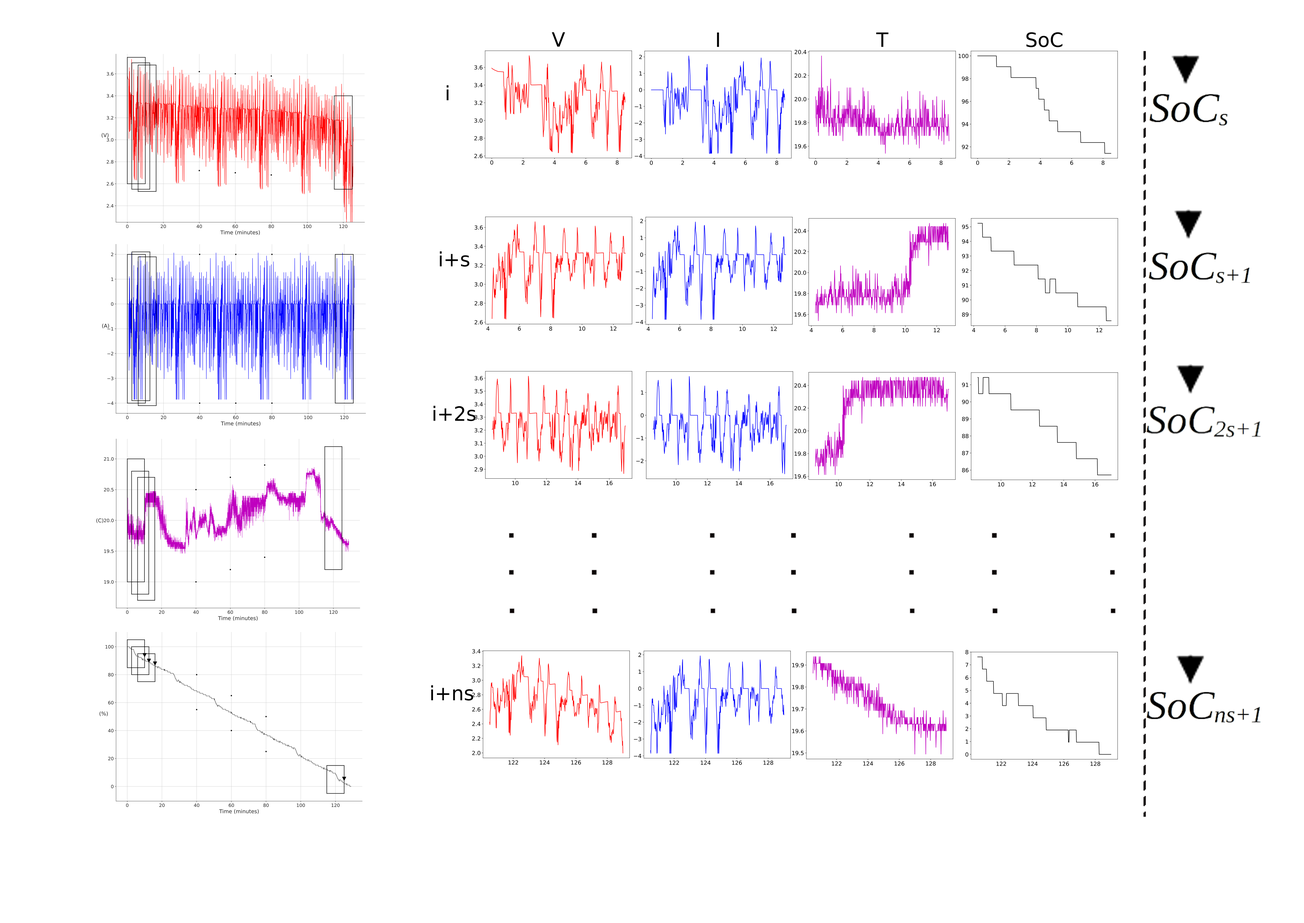
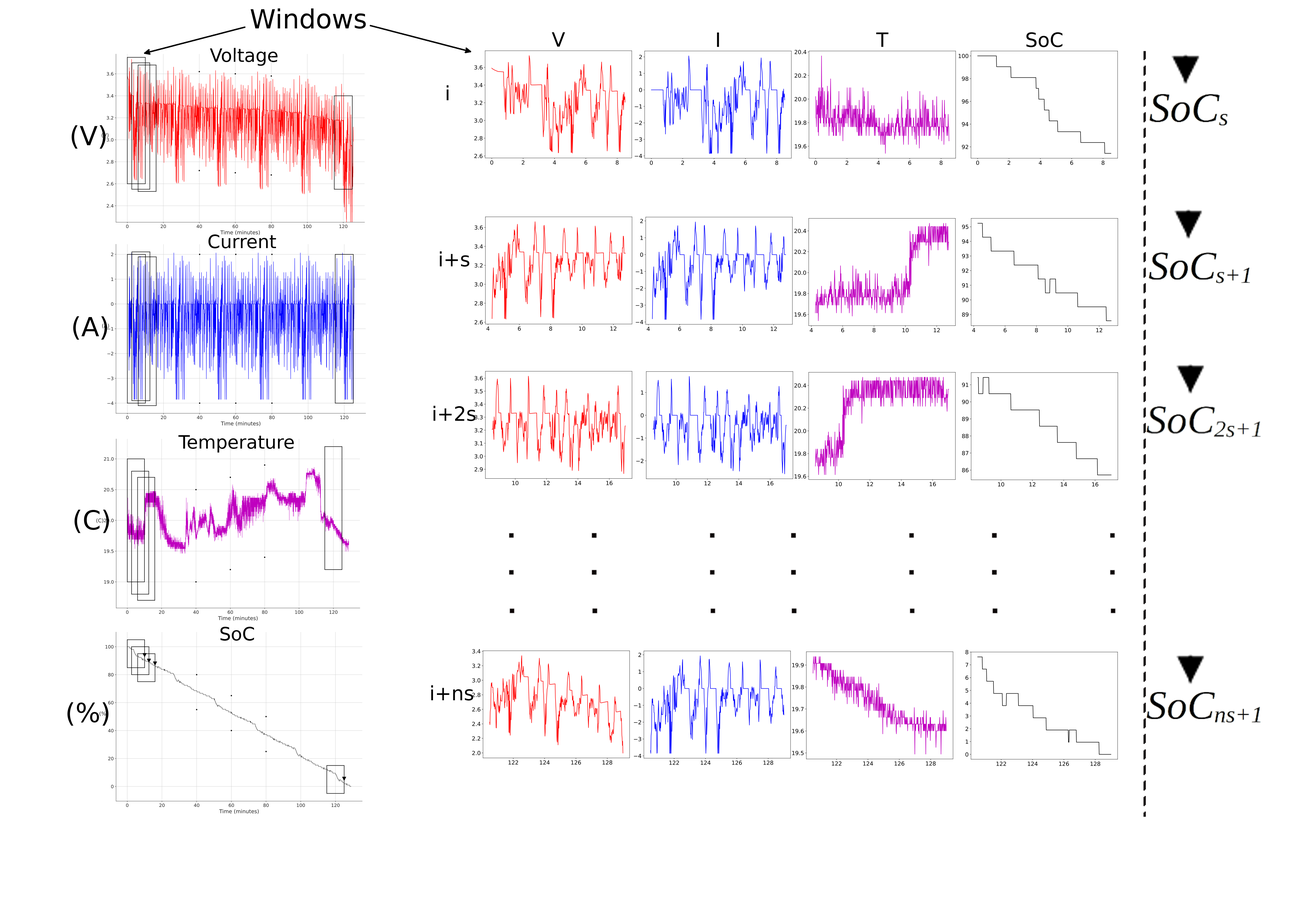
Before/after of a 1304x923 layered artwork. What changed in the layer stack:
added layer "Arrow left copy" above "Arrow rigt copy" over [143, 26, 246, 55]
added layer "Arrow rigt copy" above "Windows" over [369, 24, 472, 54]
added layer "Windows" above "SoC" over [250, 8, 367, 29]
added layer "SoC" above "Temperature" over [220, 626, 255, 641]
added layer "Temperature" above "Current" over [178, 434, 295, 453]
added layer "Current" above "Voltage" over [208, 234, 277, 249]
added layer "Voltage" above "(%)" over [209, 47, 278, 66]
added layer "(%)" above "(T)" over [67, 701, 109, 726]
added layer "(T)" above "(A)" over [74, 509, 110, 533]
added layer "(A)" above "(V)" over [73, 316, 108, 340]
added layer "(V)" above "4-SoC-ext.svg copy" over [71, 125, 106, 149]
